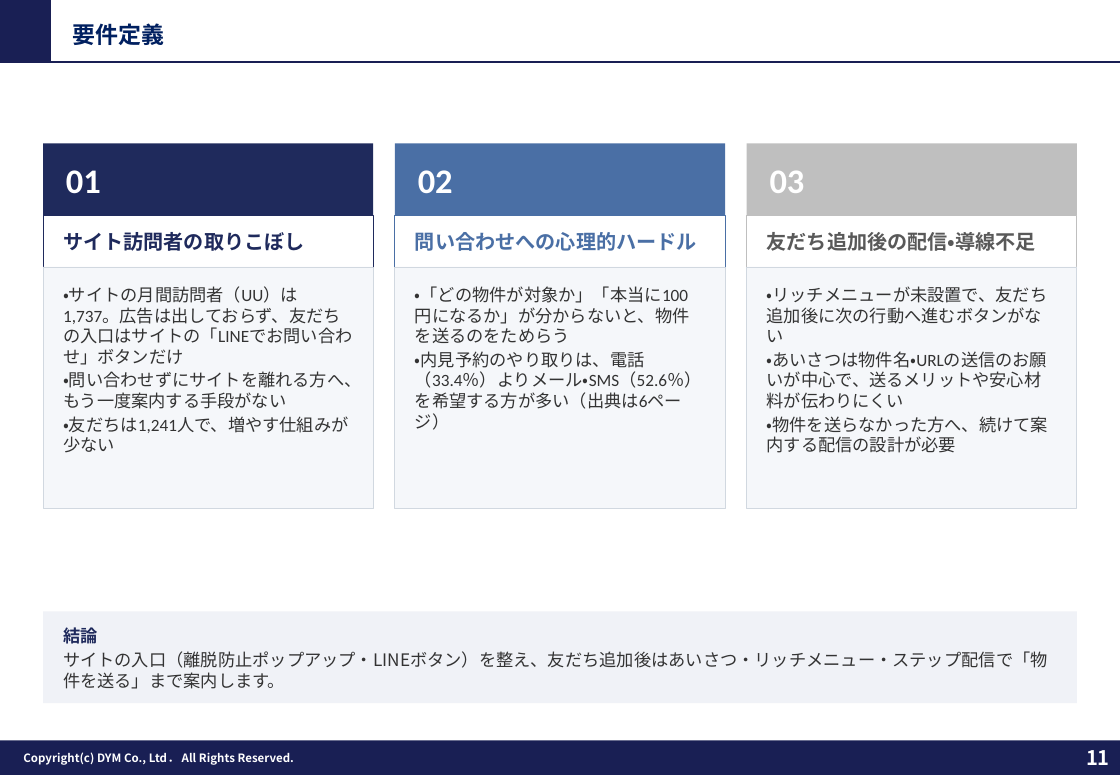
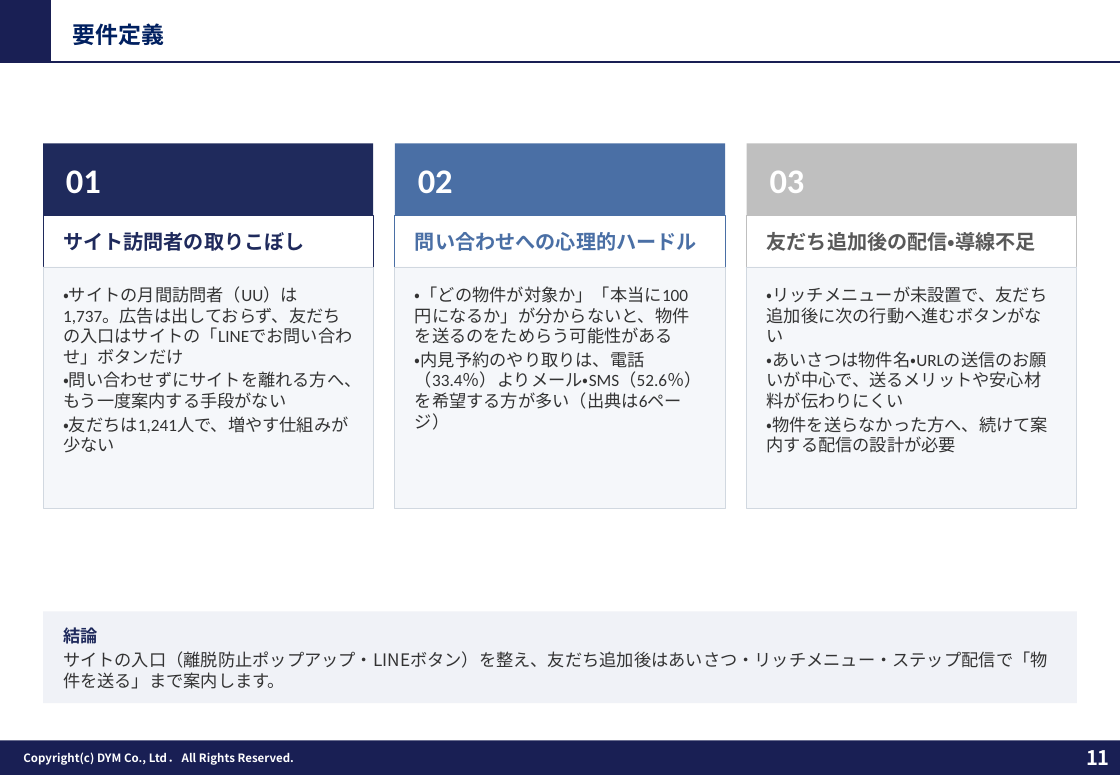
Before and after one commit to tonomura-r-dev/folder, a slide deck: slide 11 of 202609_株式会社あらうち御中_LINE公式アカウント運用のご提案_S1-17修正.pptx. Drawn at 1120x775 pixels with LibreOffice and Linux fonts; fonts in the diff are those of the drawing; background and template pictures are left out. Boxes give left, top, right and bottom in pixels: in the first picture for what was removed or moved away, otherwise in the second. Text is boxed around its words. In the diff, an @@ line names an element or a change of style, - is before the commit and + after.

```diff
--- a/202609_株式会社あらうち御中_LINE公式アカウント運用のご提案_S1-17修正.pptx
+++ b/202609_株式会社あらうち御中_LINE公式アカウント運用のご提案_S1-17修正.pptx
@@ text in rectangle at (x1=415, y1=286, x2=690, y2=344): text changed @@
-・「どの物件が対象か」「本当に100円になるか」が分からないと、物件を送るのをためらう
+・「どの物件が対象か」「本当に100円になるか」が分からないと、物件を送るのをためらう可能性がある
```
Also in this commit, not shown: 10 other slides changed, 2 other files.
